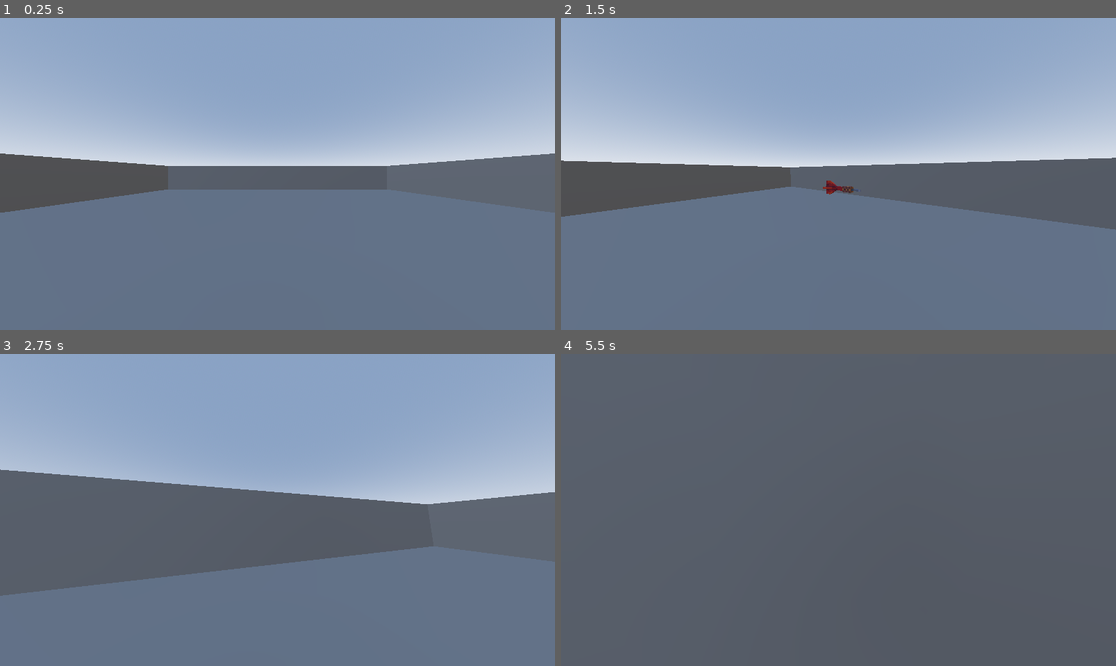
Above: before the commit, frames 1-4 (two rows, left to right).
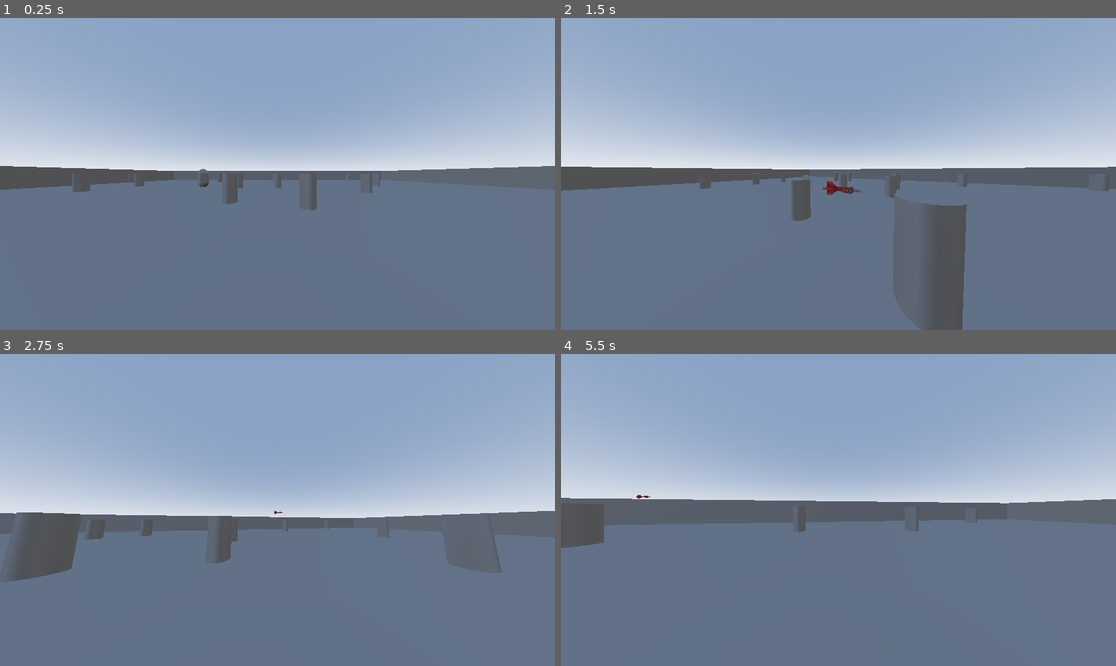
Above: after the commit, the same moments.

Repository: ravewyvern/bad-ideas-game-jam
Game: Godot game, scene res://Scenes/Game.tscn
Same seed, same stepped clock (60 frames per second), same inputs: the game is played once before the commit and once after it.
Inputs (mouse positions are in pixels of both pictures, inside the frame that each line leads up to):
- Up to frame 1 (0.25 s): no input
- Up to frame 2 (1.5 s): move the mouse to (866, 174) at 0.52 s; press the mouse at (866, 174) at 0.53 s; hold O (Move.Forward) from 0.53 s (still down); tap Space (Move.Jump) at 0.77 s; move the mouse to (810, 174) at 1.27 s; release the mouse at (810, 174) at 1.28 s; click (810, 174) at 1.35 s
- Up to frame 3 (2.75 s): keep holding O (Move.Forward); tap Space (Move.Jump) at 1.52 s; move the mouse to (288, 503) at 2.02 s; press the mouse at (288, 503) at 2.03 s
- Up to frame 4 (5.5 s): keep holding O (Move.Forward); move the mouse to (832, 516) at 2.77 s; release the mouse at (832, 516) at 2.78 s; click (832, 516) at 2.85 s; tap Space (Move.Jump) at 3.02, 3.77, 4.52 s; move the mouse to (877, 513) at 3.52 s; press the mouse at (877, 513) at 3.53 s; move the mouse to (794, 506) at 4.27 s; release the mouse at (794, 506) at 4.28 s; click (794, 506) at 4.35 s; move the mouse to (844, 510) at 5.02 s; press the mouse at (844, 510) at 5.03 s

The runs differ from the first frame. In frame 1, 4.8% of the frame differs, in the area x 0-100%, y 43-63%; in frame 2, 12%; in frame 3, 16%; in frame 4, 92%, in the area x 0-100%, y 0-100%.

Commit message:
Test Objects

Diff:
--- /dev/null
+++ b/Bridge_Test.tscn
@@ -0,0 +1,11 @@
+[gd_scene format=3 uid="uid://mxb5i818y2a"]
+
+[sub_resource type="BoxMesh" id="BoxMesh_br0es"]
+
+[node name="Node3D" type="RigidBody3D" unique_id=831979517]
+
+[node name="CollisionShape3D" type="CollisionShape3D" parent="." unique_id=2104533036]
+
+[node name="MeshInstance3D" type="MeshInstance3D" parent="." unique_id=793656462]
+transform = Transform3D(10.841076, 0, 0, 0, 0.1879719, 0, 0, 0, 1, 0.46353936, 0, 0)
+mesh = SubResource("BoxMesh_br0es")
--- a/Scenes/Game.tscn
+++ b/Scenes/Game.tscn
@@ -3,15 +3,101 @@
 [ext_resource type="PackedScene" uid="uid://bxncbsqm60ce2" path="res://Scenes/Maps/Test.tscn" id="1_gl6un"]
 [ext_resource type="PackedScene" uid="uid://dyslkmujlojtn" path="res://Scenes/Player.tscn" id="1_iukft"]
 [ext_resource type="PackedScene" uid="uid://bnyeoqhth7m02" path="res://Scenes/Enemy.tscn" id="3_j5yw3"]
+[ext_resource type="PackedScene" uid="uid://cs6eq0y3clcge" path="res://Test-Obstical.tscn" id="4_b2bpf"]
+[ext_resource type="PackedScene" uid="uid://cgg8mcye1045r" path="res://Tower_Test.tscn" id="5_7lihs"]
+[ext_resource type="PackedScene" uid="uid://mxb5i818y2a" path="res://Bridge_Test.tscn" id="5_fgofq"]
 
 [node name="Game" type="Node3D" unique_id=1578828073]
+transform = Transform3D(0.99997985, -0.005666307, -0.0028541835, 0.0056724614, 0.9999815, 0.0021514683, 0.0028419334, -0.002167624, 0.9999936, 0, 0, 0)
 
 [node name="World Element" parent="." unique_id=1382773176 instance=ExtResource("1_gl6un")]
+transform = Transform3D(2.460349, -5.002221e-10, -9.313226e-10, 5.1841198e-11, 0.98836076, 4.656613e-10, 9.313226e-10, 0, 2.583458, 0, 0, 0)
 
-[node name="CharacterBody3D" parent="." unique_id=819093483 instance=ExtResource("1_iukft")]
+[node name="Player" parent="." unique_id=819093483 instance=ExtResource("1_iukft")]
 transform = Transform3D(1, 0, 0, 0, 1, 0, 0, 0, 1, 0, 2, 0)
 
-[node name="CharacterBody3D2" parent="." unique_id=2108781441 instance=ExtResource("3_j5yw3")]
-transform = Transform3D(1, 0, 0, 0, 1, 0, 0, 0, 1, -3.1355343, 2.2349544, 2.3598561)
+[node name="Enemy" parent="." unique_id=2108781441 instance=ExtResource("3_j5yw3")]
+transform = Transform3D(1, -1.8890205e-09, -9.313226e-10, 1.2732926e-11, 1, -9.313226e-10, 9.313226e-10, -9.313226e-10, 1, -8.181858, 2.2946174, -12.066156)
 collision_mask = 1
 floor_constant_speed = true
+
+[node name="Obstical_test" parent="." unique_id=1931087097 instance=ExtResource("4_b2bpf")]
+transform = Transform3D(1, 0, 0, 0, 1, 0, 0, 0, 1, -4.2400643e-09, 1.6810807, -20.47219)
+
+[node name="Obstical_test" parent="Obstical_test" unique_id=992840067 instance=ExtResource("4_b2bpf")]
+transform = Transform3D(1, 0, 0, 0, 1, 0, 0, 0, 1, -3.417881e-09, -0.08818936, 5.13241)
+
+[node name="Obstical_test" parent="Obstical_test/Obstical_test" unique_id=828966967 instance=ExtResource("4_b2bpf")]
+transform = Transform3D(1, 0, 0, 0, 1, 0, 0, 0, 1, 16.740559, -0.21985209, -3.1855106)
+
+[node name="Obstical_test2" parent="Obstical_test" unique_id=759318489 instance=ExtResource("4_b2bpf")]
+transform = Transform3D(1, 0, 0, 0, 1, 0, 0, 0, 1, -10.778904, -0.03762245, -7.1972294)
+
+[node name="Obstical_test3" parent="Obstical_test" unique_id=566171093 instance=ExtResource("4_b2bpf")]
+transform = Transform3D(1, 0, 0, 0, 1, 0, 0, 0, 1, 21.189877, -0.2764758, -12.408879)
+
+[node name="Obstical_test4" parent="Obstical_test" unique_id=567918007 instance=ExtResource("4_b2bpf")]
+transform = Transform3D(1, 0, 0, 0, 1, 0, 0, 0, 1, 8.451809, -0.2764758, -8.417074)
+
+[node name="Obstical_test5" parent="Obstical_test" unique_id=1942775726 instance=ExtResource("4_b2bpf")]
+transform = Transform3D(1, 0, 0, 0, 1, 0, 0, 0, 1, -11.774527, -0.25133574, 21.24236)
+
+[node name="Obstical_test" parent="Obstical_test/Obstical_test5" unique_id=1850637481 instance=ExtResource("4_b2bpf")]
+transform = Transform3D(1, 0, 0, 0, 1, 0, 0, 0, 1, -3.417881e-09, -0.08818936, 5.13241)
+
+[node name="Obstical_test" parent="Obstical_test/Obstical_test5/Obstical_test" unique_id=225629775 instance=ExtResource("4_b2bpf")]
+transform = Transform3D(1, 0, 0, 0, 1, 0, 0, 0, 1, 16.740559, -0.21985209, -3.1855106)
+
+[node name="Obstical_test2" parent="Obstical_test/Obstical_test5" unique_id=800208294 instance=ExtResource("4_b2bpf")]
+transform = Transform3D(1, 0, 0, 0, 1, 0, 0, 0, 1, -10.778904, -0.03762245, -7.1972294)
+
+[node name="Obstical_test3" parent="Obstical_test/Obstical_test5" unique_id=292649003 instance=ExtResource("4_b2bpf")]
+transform = Transform3D(1, 0, 0, 0, 1, 0, 0, 0, 1, 21.189877, -0.2764758, -12.408879)
+
+[node name="Obstical_test4" parent="Obstical_test/Obstical_test5" unique_id=2033791155 instance=ExtResource("4_b2bpf")]
+transform = Transform3D(1, 0, 0, 0, 1, 0, 0, 0, 1, 8.451809, -0.2764758, -8.417074)
+
+[node name="Obstical_test6" parent="Obstical_test" unique_id=433266962 instance=ExtResource("4_b2bpf")]
+transform = Transform3D(1, 0, 0, 0, 1, 0, 0, 0, 1, 12.574579, -0.25133574, 21.24236)
+
+[node name="Obstical_test" parent="Obstical_test/Obstical_test6" unique_id=763970047 instance=ExtResource("4_b2bpf")]
+transform = Transform3D(1, 0, 0, 0, 1, 0, 0, 0, 1, -3.417881e-09, -0.08818936, 5.13241)
+
+[node name="Obstical_test" parent="Obstical_test/Obstical_test6/Obstical_test" unique_id=1540747294 instance=ExtResource("4_b2bpf")]
+transform = Transform3D(1, 0, 0, 0, 1, 0, 0, 0, 1, 16.740559, -0.21985209, -3.1855106)
+
+[node name="Obstical_test2" parent="Obstical_test/Obstical_test6" unique_id=996308617 instance=ExtResource("4_b2bpf")]
+transform = Transform3D(1, 0, 0, 0, 1, 0, 0, 0, 1, -10.778904, -0.03762245, -7.1972294)
+
+[node name="Obstical_test3" parent="Obstical_test/Obstical_test6" unique_id=1387430680 instance=ExtResource("4_b2bpf")]
+transform = Transform3D(1, 0, 0, 0, 1, 0, 0, 0, 1, 21.189877, -0.2764758, -12.408879)
+
+[node name="Obstical_test4" parent="Obstical_test/Obstical_test6" unique_id=1860624645 instance=ExtResource("4_b2bpf")]
+transform = Transform3D(1, 0, 0, 0, 1, 0, 0, 0, 1, 8.451809, -0.2764758, -8.417074)
+
+[node name="Obstical_test7" parent="Obstical_test" unique_id=1364420372 instance=ExtResource("4_b2bpf")]
+transform = Transform3D(1, 0, 0, 0, 1, 0, 0, 0, 1, -22.112572, -0.25133574, 3.0091872)
+
+[node name="Obstical_test" parent="Obstical_test/Obstical_test7" unique_id=993807993 instance=ExtResource("4_b2bpf")]
+transform = Transform3D(1, 0, 0, 0, 1, 0, 0, 0, 1, -3.417881e-09, -0.08818936, 5.13241)
+
+[node name="Obstical_test" parent="Obstical_test/Obstical_test7/Obstical_test" unique_id=1873681320 instance=ExtResource("4_b2bpf")]
+transform = Transform3D(1, 0, 0, 0, 1, 0, 0, 0, 1, 16.740559, -0.21985209, -3.1855106)
+
+[node name="Obstical_test2" parent="Obstical_test/Obstical_test7" unique_id=1934966973 instance=ExtResource("4_b2bpf")]
+transform = Transform3D(1, 0, 0, 0, 1, 0, 0, 0, 1, -10.778904, -0.03762245, -7.1972294)
+
+[node name="Obstical_test3" parent="Obstical_test/Obstical_test7" unique_id=604192538 instance=ExtResource("4_b2bpf")]
+transform = Transform3D(1, 0, 0, 0, 1, 0, 0, 0, 1, 21.189877, -0.2764758, -12.408879)
+
+[node name="Obstical_test4" parent="Obstical_test/Obstical_test7" unique_id=166633873 instance=ExtResource("4_b2bpf")]
+transform = Transform3D(1, 0, 0, 0, 1, 0, 0, 0, 1, 8.451809, -0.2764758, -8.417074)
+
+[node name="Bridge" parent="." unique_id=831979517 instance=ExtResource("5_fgofq")]
+transform = Transform3D(1, 0, 0, 0, 1, 0, 0, 0, 1, 5.7463813, 2.373593, 16.385677)
+
+[node name="Bridge" parent="Bridge" unique_id=780795202 instance=ExtResource("5_fgofq")]
+transform = Transform3D(1, 0, 0, 0, 1, 0, 0, 0, 1, 0.007262945, 0.016240716, 7.841078)
+
+[node name="Tower_Test" parent="." unique_id=1800772031 instance=ExtResource("5_7lihs")]
+transform = Transform3D(1, 0, 0, 0, 1, 0, 0, 0, 1, 19.33664, -1.9485924e-09, 20.261316)
--- /dev/null
+++ b/Test-Obstical.tscn
@@ -0,0 +1,13 @@
+[gd_scene format=3 uid="uid://cs6eq0y3clcge"]
+
+[sub_resource type="CylinderMesh" id="CylinderMesh_fs3yp"]
+
+[sub_resource type="CylinderShape3D" id="CylinderShape3D_fs3yp"]
+
+[node name="RigidBody3D" type="RigidBody3D" unique_id=1650609903]
+
+[node name="MeshInstance3D" type="MeshInstance3D" parent="." unique_id=1969783374]
+mesh = SubResource("CylinderMesh_fs3yp")
+
+[node name="CollisionShape3D" type="CollisionShape3D" parent="." unique_id=1952669083]
+shape = SubResource("CylinderShape3D_fs3yp")
--- /dev/null
+++ b/Tower_Test.tscn
@@ -0,0 +1,29 @@
+[gd_scene format=3 uid="uid://cgg8mcye1045r"]
+
+[sub_resource type="BoxMesh" id="BoxMesh_y81yl"]
+
+[sub_resource type="Skin" id="Skin_y81yl"]
+
+[sub_resource type="CylinderMesh" id="CylinderMesh_y81yl"]
+
+[sub_resource type="PrismMesh" id="PrismMesh_y81yl"]
+
+[sub_resource type="BoxShape3D" id="BoxShape3D_q3uqq"]
+
+[node name="StaticBody3D" type="RigidBody3D" unique_id=1800772031]
+
+[node name="MeshInstance3D" type="MeshInstance3D" parent="." unique_id=1745960302]
+transform = Transform3D(8, 0, 0, 0, 8, 0, 0, 0, 8, 0, 19.254192, 0)
+mesh = SubResource("BoxMesh_y81yl")
+skin = SubResource("Skin_y81yl")
+
+[node name="MeshInstance3D" type="MeshInstance3D" parent="MeshInstance3D" unique_id=2144725105]
+transform = Transform3D(1, 0, 0, 0, 1, 0, 0, 0, 1, 0, -1.4638109, 0)
+mesh = SubResource("CylinderMesh_y81yl")
+
+[node name="MeshInstance3D2" type="MeshInstance3D" parent="MeshInstance3D" unique_id=2043078684]
+transform = Transform3D(1, 0, 0, 0, 1, 0, 0, 0, 1, 0, 0.981874, 0)
+mesh = SubResource("PrismMesh_y81yl")
+
+[node name="CollisionShape3D" type="CollisionShape3D" parent="." unique_id=1290173625]
+shape = SubResource("BoxShape3D_q3uqq")
